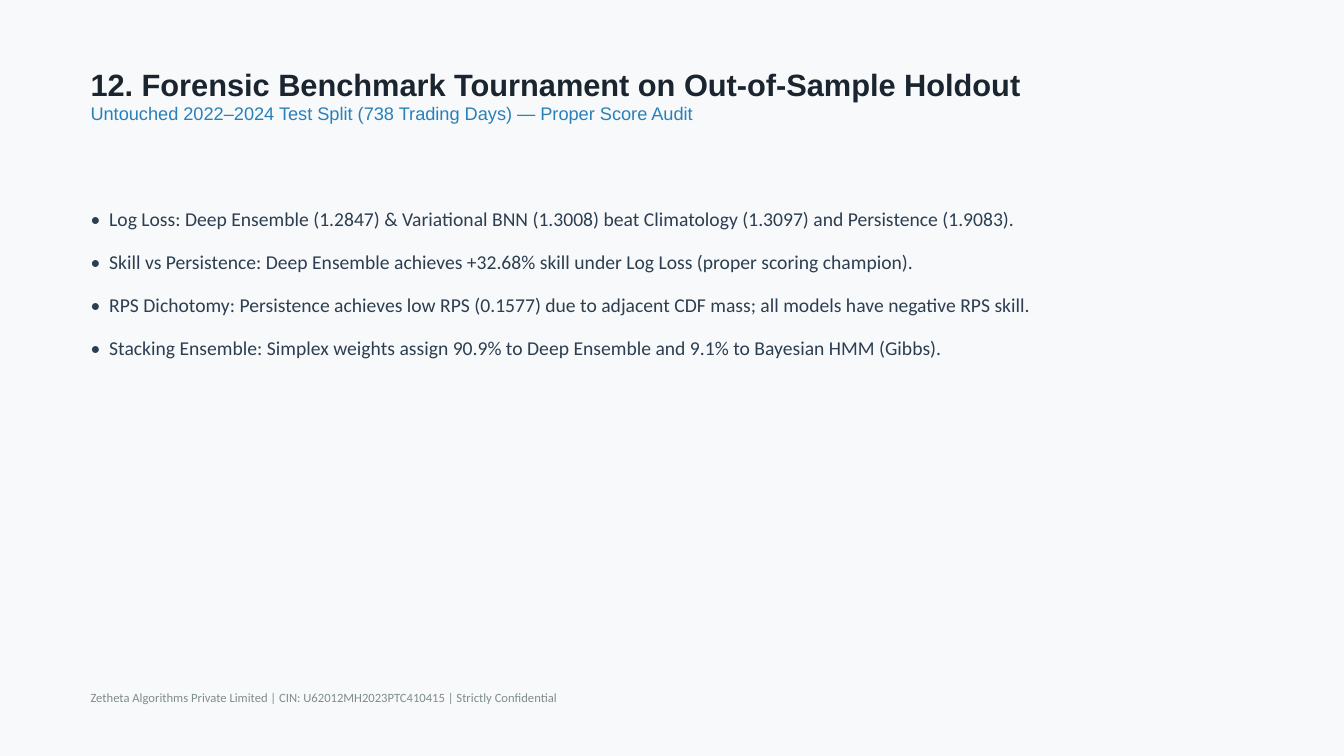
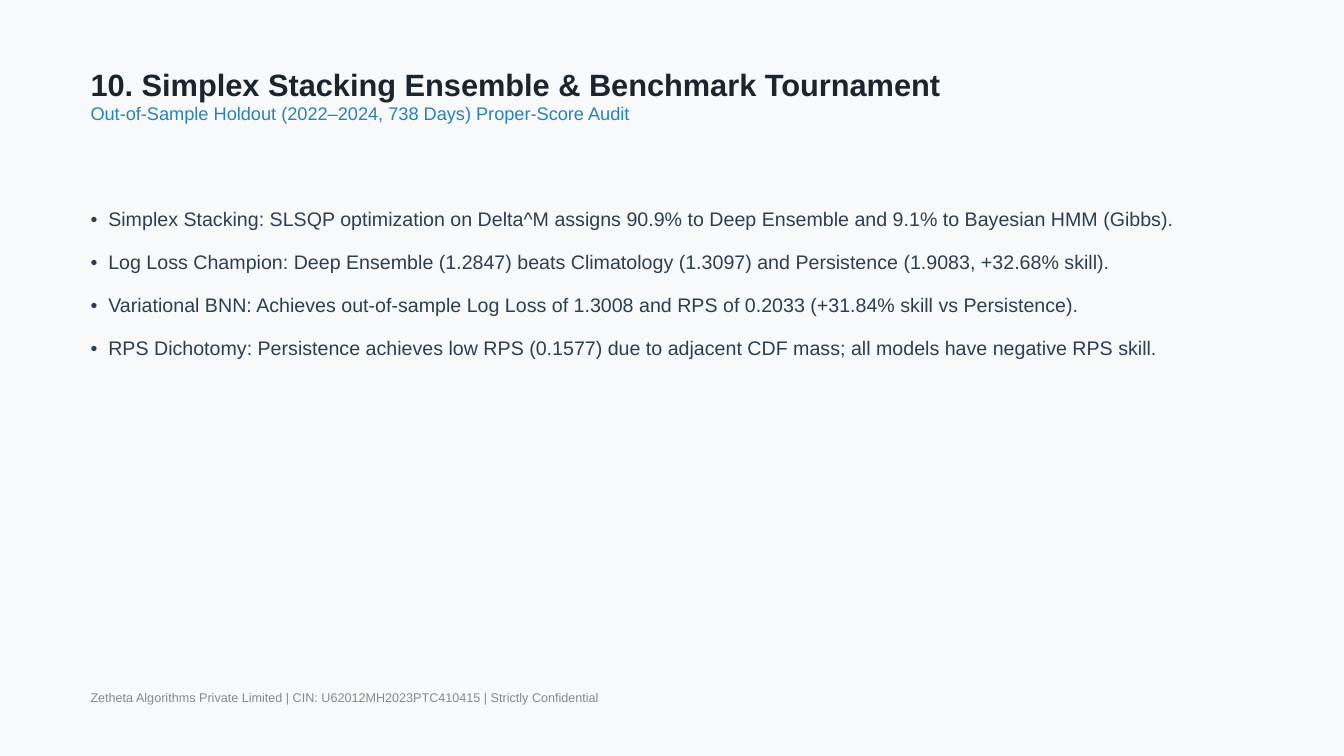
Before and after one commit to D12rocks/493561A-bayesian-regime-detection-engine, a slide deck: slide 10 of reports/final/FINAL_PRESENTATION.pptx (slide 13 before the commit). Drawn at 1344x756 pixels with LibreOffice and Linux fonts; fonts in the diff are those of the drawing. Boxes give left, top, right and bottom in pixels: in the first picture for what was removed or moved away, otherwise in the second. Text is boxed around its words. In the diff, an @@ line names an element or a change of style, - is before the commit and + after.

Commit message:
fix(hardening): finalize 18-slide presentation, Stan/rstanarm R models, target distinction, and submission status

```diff
--- a/reports/final/FINAL_PRESENTATION.pptx
+++ b/reports/final/FINAL_PRESENTATION.pptx
@@ text at bbox=[91, 73, 940, 124]: text changed @@
-12. Forensic Benchmark Tournament on Out-of-Sample Holdout
-Untouched 2022–2024 Test Split (738 Trading Days) — Proper Score Audit
+10. Simplex Stacking Ensemble & Benchmark Tournament
+Out-of-Sample Holdout (2022–2024, 738 Days) Proper-Score Audit
@@ text at bbox=[108, 211, 1173, 316]: text changed; font Calibri to Arial @@
-• Log Loss: Deep Ensemble (1.2847) & Variational BNN (1.3008) beat Climatology (1.3097) and Persistence (1.9083).
-• Skill vs Persistence: Deep Ensemble achieves +32.68% skill under Log Loss (proper scoring champion).
+• Simplex Stacking: SLSQP optimization on Delta^M assigns 90.9% to Deep Ensemble and 9.1% to Bayesian HMM (Gibbs).
+• Log Loss Champion: Deep Ensemble (1.2847) beats Climatology (1.3097) and Persistence (1.9083, +32.68% skill).
+• Variational BNN: Achieves out-of-sample Log Loss of 1.3008 and RPS of 0.2033 (+31.84% skill vs Persistence).
@@ text at bbox=[108, 340, 1156, 359]: font Calibri to Arial in "• RPS Dichotomy: Persistence achieves low RPS ..." @@
@@ text at bbox=[109, 341, 941, 359]: paragraph removed @@
-• Stacking Ensemble: Simplex weights assign 90.9% to Deep Ensemble and 9.1% to Bayesian HMM (Gibbs).
@@ text "Zetheta Algorithms Private Limited | ..." at bbox=[91, 693, 599, 705]: font Calibri to Arial @@
```
Also in this commit, not shown: 8 other slides changed, 9 slides added, 10 slides removed, 16 other files.
